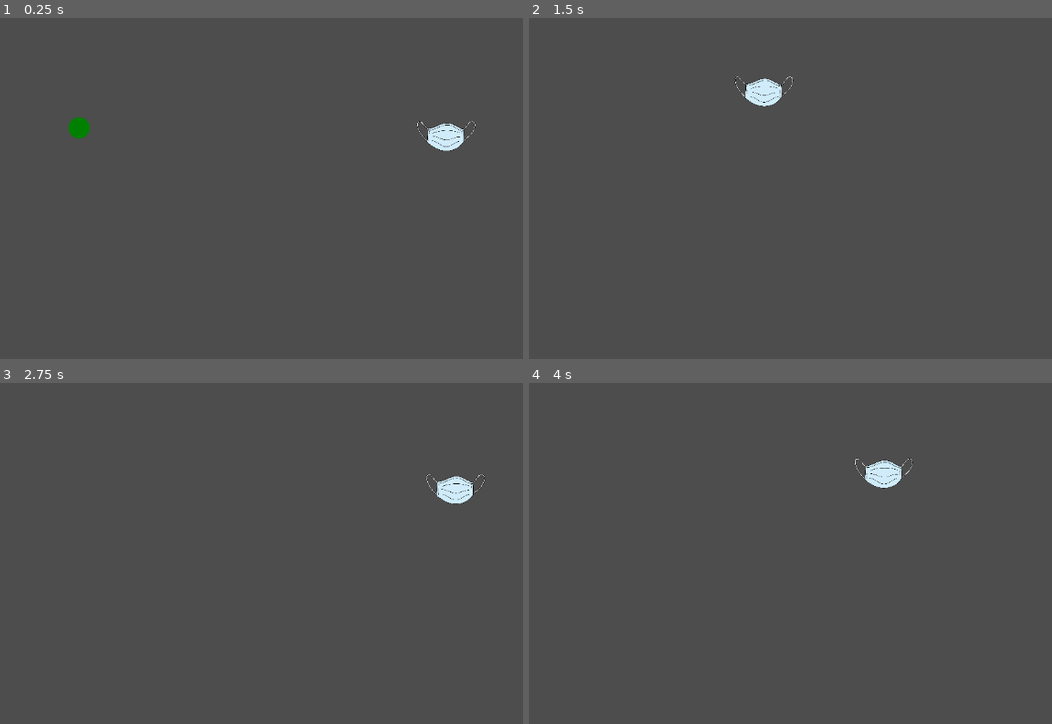
Above: before the commit, frames 1-4 (two rows, left to right).
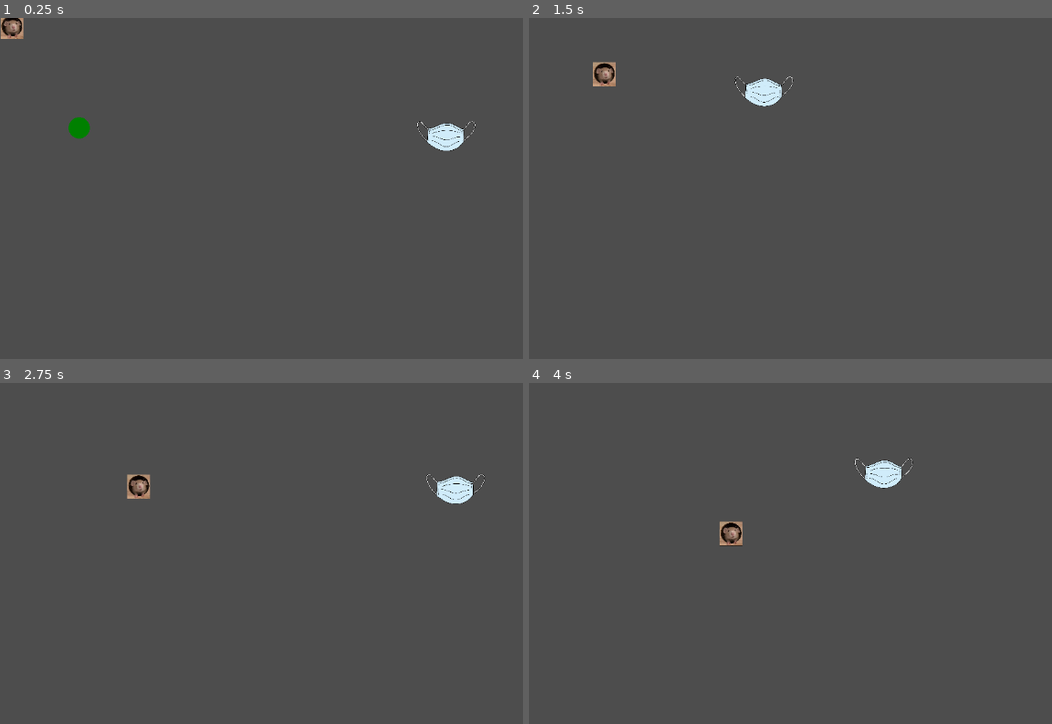
Above: after the commit, the same moments.

Repository: EmuMan/project-wizard
Game: Godot game, scene res://scenes/boss_test.tscn
The game is run twice, just before and just after one commit, with the same random seed, the same clock (stepped at 60 frames per second) and the same inputs.
Inputs (mouse positions are in pixels of both pictures, inside the frame that each line leads up to):
- Up to frame 1 (0.25 s): no input
- Up to frame 2 (1.5 s): move the mouse to (outside the picture) at 0.52 s; click (outside the picture) at 0.67 s; move the mouse to (748, 243) at 1.27 s; click (748, 243) at 1.42 s
- Up to frame 3 (2.75 s): move the mouse to (439, 498) at 2.02 s; click (439, 498) at 2.17 s
- Up to frame 4 (4 s): move the mouse to (858, 669) at 2.77 s; click (858, 669) at 2.92 s; move the mouse to (outside the picture) at 3.52 s; click (outside the picture) at 3.67 s

The runs differ from the first frame. In frame 1, 0.3% of the frame differs, in the area x 0-5%, y 0-7%; in frame 2, 0.3%; in frame 3, 0.3%, in the area x 24-29%, y 26-34%; in frame 4, 0.3%.

Commit message:
Added rats

Diff:
--- a/scenes/boss_test.tscn
+++ b/scenes/boss_test.tscn
@@ -9,6 +9,9 @@
 [ext_resource type="Script" uid="uid://s2wvdgmp81n6" path="res://scripts/enemies/test_boss/test_boss_wind_up.gd" id="5_tdmd3"]
 [ext_resource type="Script" uid="uid://dpqq54xfeehaq" path="res://scripts/bullets/simple_bullet.gd" id="6_qwmkd"]
 [ext_resource type="Texture2D" uid="uid://drtdpaig5vq23" path="res://sprites/green_circle.png" id="6_trpar"]
+[ext_resource type="Texture2D" uid="uid://64jtjofesntb" path="res://sprites/sasa.png" id="10_1aw3u"]
+[ext_resource type="Script" uid="uid://dp8etbf3bx0c1" path="res://scripts/enemies/rat/rat_idle.gd" id="11_c50tw"]
+[ext_resource type="Script" uid="uid://cfb682vtfcn4n" path="res://scripts/enemies/rat/rat_follow.gd" id="12_d62tl"]
 
 [sub_resource type="RectangleShape2D" id="RectangleShape2D_a5oyu"]
 size = Vector2(58, 20)
@@ -16,9 +19,12 @@
 [sub_resource type="CircleShape2D" id="CircleShape2D_qwmkd"]
 radius = 13.0
 
+[sub_resource type="CircleShape2D" id="CircleShape2D_elbt7"]
+radius = 17.0
+
 [node name="Root" type="Node2D"]
 
-[node name="TestBoss" type="CharacterBody2D" parent="."]
+[node name="TestBoss" type="Area2D" parent="."]
 position = Vector2(571, 148)
 script = ExtResource("1_elbt7")
 
@@ -67,4 +73,27 @@
 scale = Vector2(0.05, 0.05)
 texture = ExtResource("6_trpar")
 
+[node name="Rat" type="CharacterBody2D" parent="."]
+
+[node name="Hitbox" type="CollisionShape2D" parent="Rat"]
+shape = SubResource("CircleShape2D_elbt7")
+
+[node name="Sprite2D" type="Sprite2D" parent="Rat"]
+scale = Vector2(0.1, 0.1)
+texture = ExtResource("10_1aw3u")
+
+[node name="StateMachine" type="Node2D" parent="Rat" node_paths=PackedStringArray("initial_state")]
+script = ExtResource("2_7ddre")
+initial_state = NodePath("IdleState")
+
+[node name="IdleState" type="Node2D" parent="Rat/StateMachine" node_paths=PackedStringArray("enemy", "target")]
+script = ExtResource("11_c50tw")
+enemy = NodePath("../..")
+target = NodePath("../../../TestTarget")
+
+[node name="FollowState" type="Node2D" parent="Rat/StateMachine" node_paths=PackedStringArray("enemy", "target")]
+script = ExtResource("12_d62tl")
+enemy = NodePath("../..")
+target = NodePath("../../../TestTarget")
+
 [connection signal="locked_on" from="TestBoss/StateMachine/WindUpState" to="TestBoss/StateMachine/AttackState" method="_on_wind_up_state_locked_on"]
--- a/scripts/bullets/simple_bullet.gd
+++ b/scripts/bullets/simple_bullet.gd
@@ -6,13 +6,14 @@
 
 # Called when the node enters the scene tree for the first time.
 func _ready() -> void:
-	body_entered.connect(_on_body_entered)
+	body_entered.connect(_on_collide)
+	area_entered.connect(_on_collide)
 
 # Called every frame. 'delta' is the elapsed time since the previous frame.
 func _physics_process(delta: float) -> void:
-	position += direction * speed * delta
+	translate(direction * speed * delta)
 
-func _on_body_entered(body):
-	if body.has_method("take_damage"):
-		body.take_damage(damage_amount)
+func _on_collide(other: Node2D):
+	if other.has_method("take_damage"):
+		other.take_damage(damage_amount)
 	queue_free()
--- /dev/null
+++ b/scripts/enemies/rat/rat_follow.gd
@@ -0,0 +1,29 @@
+extends State
+
+@export var enemy: CharacterBody2D
+@export var target: Node2D
+
+@export var move_speed: float = 100.0
+@export var turn_speed: float = 10.0
+@export var forget_radius: float = 1_000.0
+
+
+func physics_update(delta: float):
+	if not target:
+		return
+
+	var disp_to_target = target.global_position - enemy.global_position
+	if disp_to_target.length_squared() >= forget_radius ** 2:
+		finished.emit("IdleState")
+		return
+
+	var dir_to_target = disp_to_target.normalized()
+
+	var current_direction = enemy.velocity.normalized()
+	if current_direction.length_squared() < 0.1:
+		current_direction = dir_to_target
+	var new_direction = current_direction.lerp(dir_to_target, turn_speed * delta)
+
+	enemy.velocity = new_direction.normalized() * move_speed
+
+	enemy.move_and_slide()
--- /dev/null
+++ b/scripts/enemies/rat/rat_idle.gd
@@ -0,0 +1,15 @@
+extends State
+
+@export var enemy: CharacterBody2D
+@export var target: Node2D
+
+@export var target_radius: float = 1_000.0
+
+
+func physics_update(_delta: float):
+	if not target:
+		return
+
+	var disp_to_target = target.global_position - enemy.global_position
+	if disp_to_target.length_squared() <= target_radius ** 2:
+		finished.emit("FollowState")
--- a/scripts/enemies/test_boss/test_boss.gd
+++ b/scripts/enemies/test_boss/test_boss.gd
@@ -1,4 +1,4 @@
-extends CharacterBody2D
+extends Area2D
 
 func take_damage(_amount: float) -> void:
 	$FlashOnDamage.flash()
--- a/scripts/enemies/test_boss/test_boss_attack.gd
+++ b/scripts/enemies/test_boss/test_boss_attack.gd
@@ -1,6 +1,6 @@
 extends State
 
-@export var enemy: CharacterBody2D
+@export var enemy: Area2D
 
 @export var attack_speed: float = 2_000
 
--- a/scripts/enemies/test_boss/test_boss_move.gd
+++ b/scripts/enemies/test_boss/test_boss_move.gd
@@ -1,6 +1,6 @@
 extends State
 
-@export var enemy: CharacterBody2D
+@export var enemy: Area2D
 
 @export var move_frequency: float = 0.5
 @export var move_distance: float = 200
--- a/scripts/enemies/test_boss/test_boss_wind_up.gd
+++ b/scripts/enemies/test_boss/test_boss_wind_up.gd
@@ -2,7 +2,7 @@
 
 signal locked_on(pos: Vector2)
 
-@export var enemy: CharacterBody2D
+@export var enemy: Area2D
 @export var target: Node2D
 
 @export var wobble_distance: float = 5
Not shown: 1 places in scenes/boss_test.tscn that only renumber resources
Not shown, added: scripts/enemies/rat/rat_follow.gd.uid
Not shown, added: scripts/enemies/rat/rat_idle.gd.uid
Binary file added: sprites/sasa.png
Not shown, added: sprites/sasa.png.import
